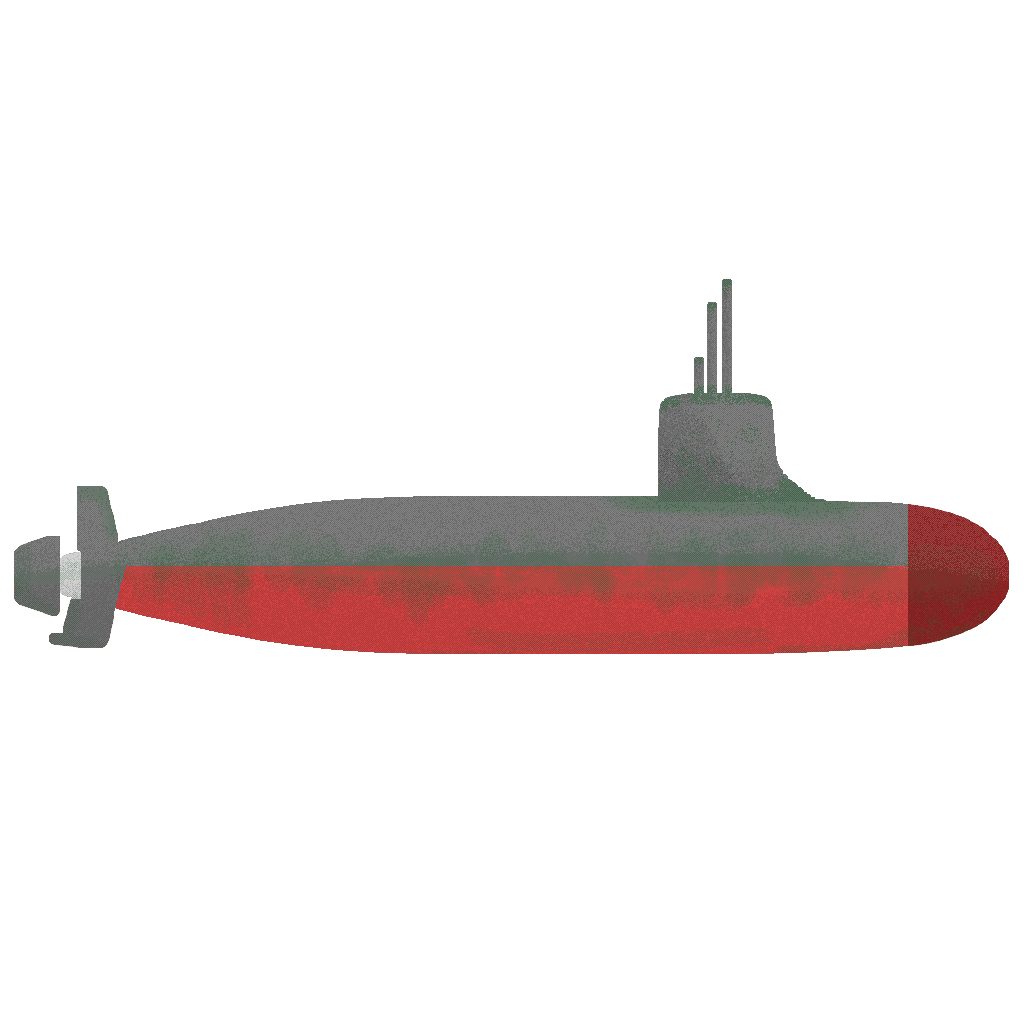
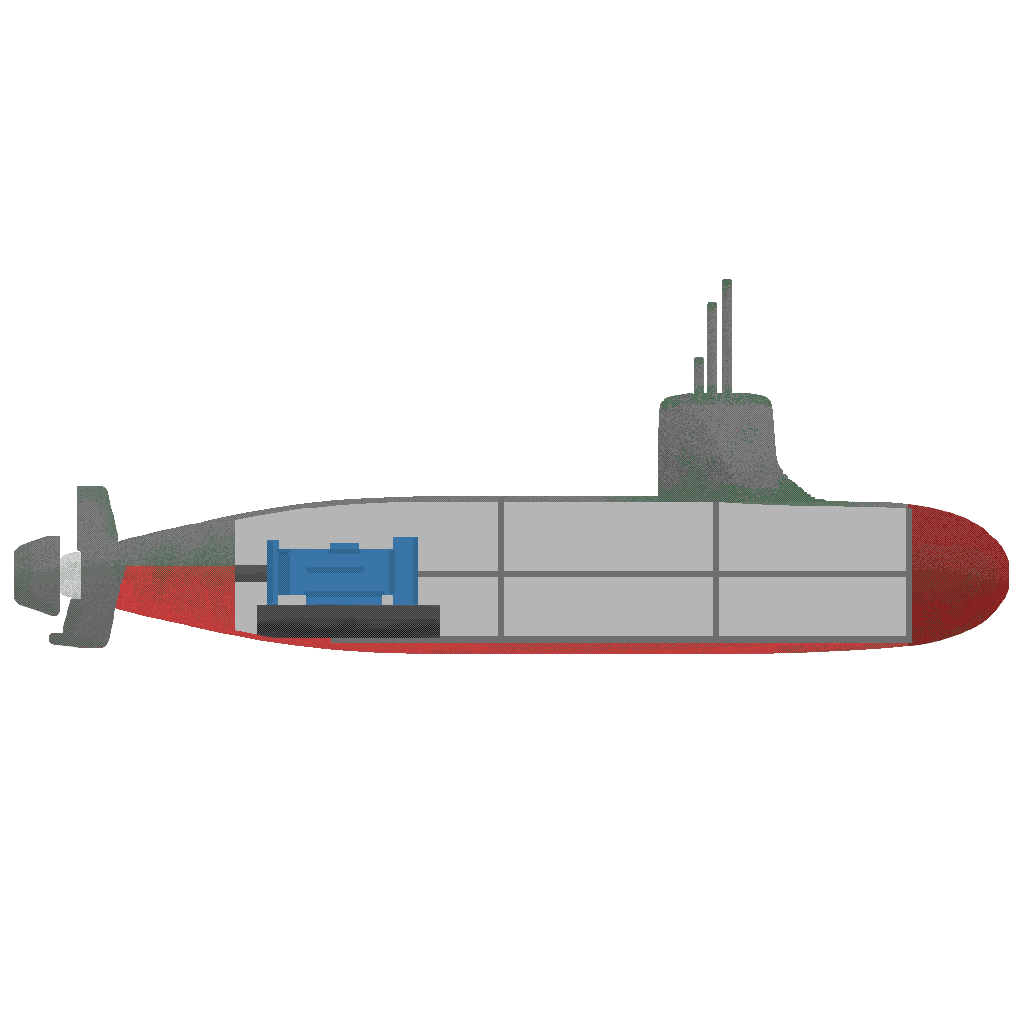
Revision of a layered 1024×1024 image; what changed, layer by layer:
showed "Motor", painted on it over [235,512,512,643]
painted on "Tower Moss" over [640,502,832,576]
painted on "Tower BG" over [235,497,1001,643]
showed "Interior Layer 2" over [256,497,1001,643]
showed "Interior Layer" (1st of 2) over [235,512,958,643]
showed "Interior Layer" (2nd of 2) over [235,512,958,643]
showed "Interior BG", painted on it over [235,497,1001,643]
painted on "Hull Moss" over [235,497,1001,643]
painted on "Hull BG" over [235,497,1001,643]
